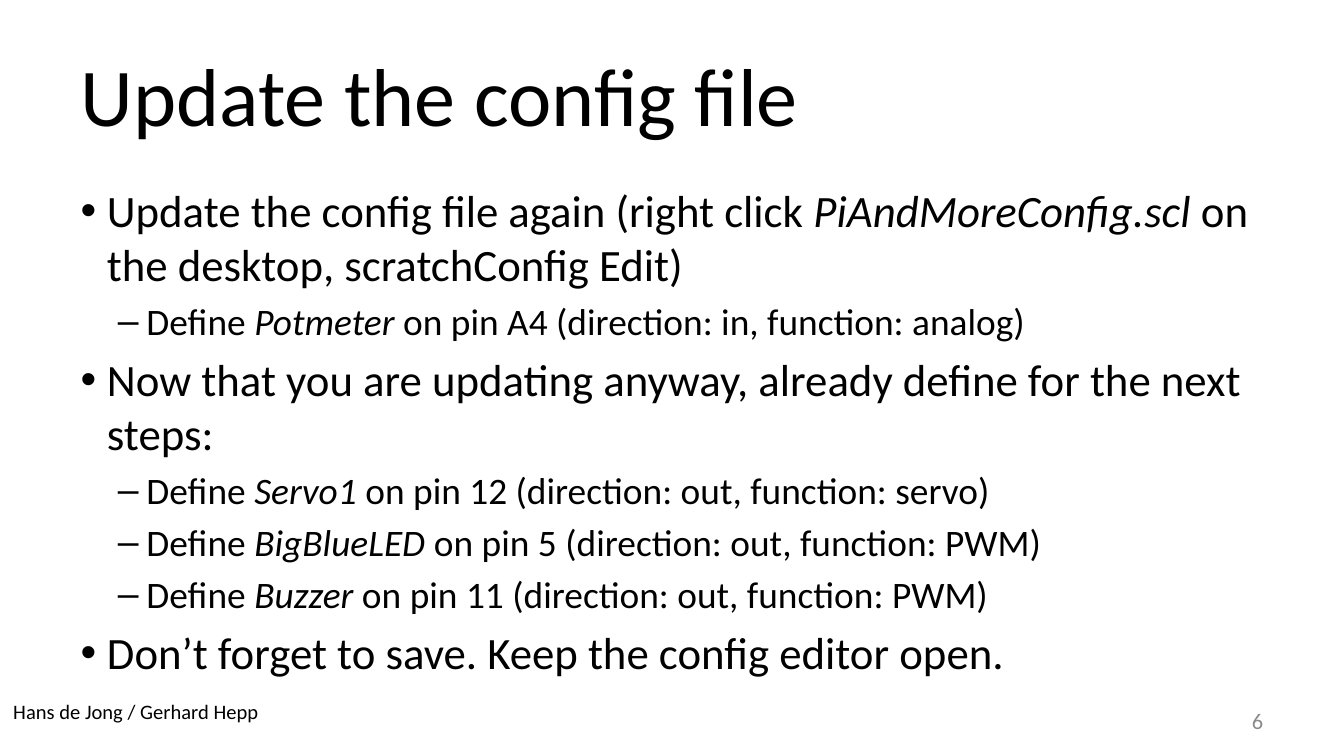
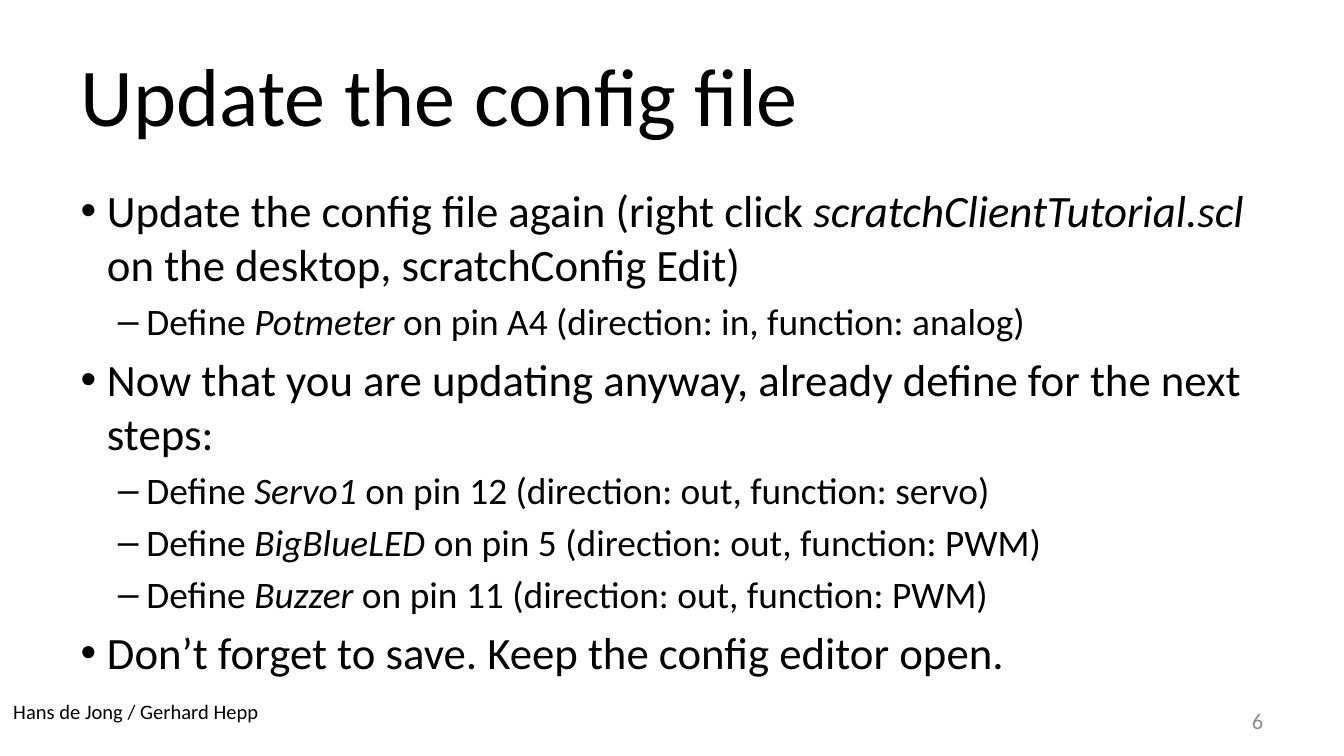
Before and after one commit to hansdejongehv/scratchClient-Tutorials, a slide deck: slide 6 of scratchClientTutorial/UK---English/UK - 2 - scratchCl Intermediate Tutorial.pptx. Drawn at 1344x756 pixels with LibreOffice and Linux fonts; fonts in the diff are those of the drawing; background and template pictures are left out. Boxes give left, top, right and bottom in pixels: in the first picture for what was removed or moved away, otherwise in the second. Text is boxed around its words. In the diff, an @@ line names an element or a change of style, - is before the commit and + after.

Commit message:
Update of the tutorials

```diff
--- a/scratchClientTutorial/UK---English/UK - 2 - scratchCl Intermediate Tutorial.pptx
+++ b/scratchClientTutorial/UK---English/UK - 2 - scratchCl Intermediate Tutorial.pptx
@@ text at box(107, 194, 1243, 289): text changed @@
-• Update the config file again (right click PiAndMoreConfig.scl on the desktop, scratchConfig Edit)
+• Update the config file again (right click scratchClientTutorial.scl on the desktop, scratchConfig Edit)
```
Also in this commit, not shown: 8 other slides changed, 41 other files.
